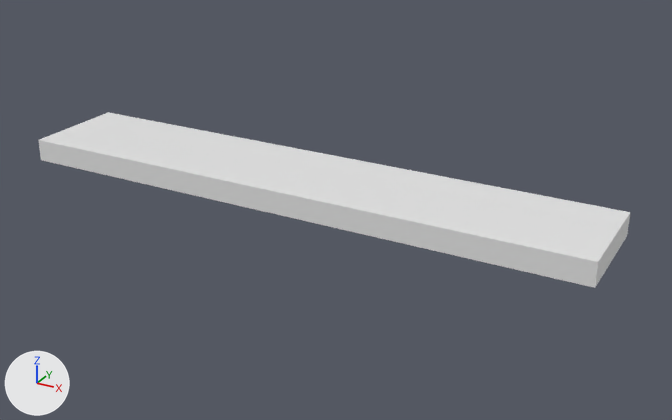
One commit to the glTF model shopping-cart/assets/models/garage/garage_light/garage_light.glb: the scene before it, then after it.
Camera for both pictures: a camera (50 mm lens) standing at (0.944, -1.583, 0.721) and looking at (0.061, 0.022, -0.082). Lighting does not change. The marker at lower left points along +X, +Y and +Z. The picture after the commit comes second. Vertices at exactly the same position are counted once.

In view in the first picture: 'Housing'.
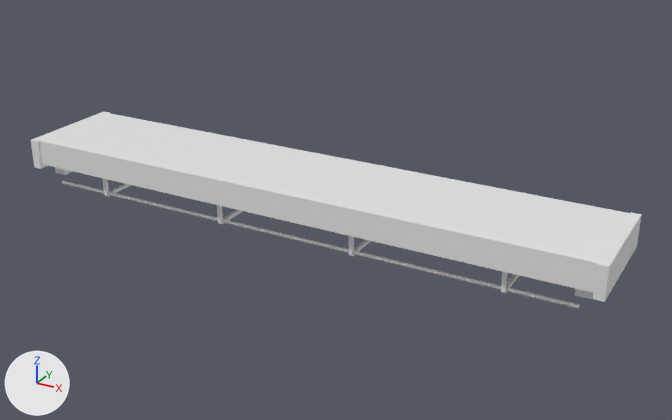
Changed parts and their boxes (x1, y1, x2, y2) in the pictures (672 x 420 px):
'Housing', reshaped (8% taller): before (38, 112, 630, 288); after (31, 111, 642, 302)
'Guard', added: after (62, 178, 580, 309)

The change, as a list of edits to the scene's bpy script:
```text
Add mat_galvanized:
    mat_galvanized = principled_material('galvanized')
    mat_galvanized.base_color = (0.8, 0.8, 0.8)  # white #e7e7e7
    mat_galvanized.roughness = 0.4
Change me_housing:
    used by ob_housing; location = (0.0, 0.0, 0.0)
    remove me_housing.from_pydata(...)  # 8 vertices, 12 faces; spans x -0.65..0.65, y -0.12..0.12, z -0.05..0.0
    add me_housing.from_pydata(...)  # 40 vertices, 60 faces; spans x -0.67..0.67, y -0.125..0.125, z -0.09..-0.002
    me_housing part 1: the whole mesh is rebuilt
Add me_guard:
    me_guard.from_pydata(...)  # 120 vertices, 184 faces; spans x -0.62..0.62, y -0.099..0.099, z -0.117..-0.062
    me_guard.materials.append(mat_galvanized)  # white #e7e7e7
Add ob_guard:
    ob_guard = bpy.data.objects.new('Guard', me_guard)
    ob_guard.location = (0.0, 0.0, 0.0)
```
